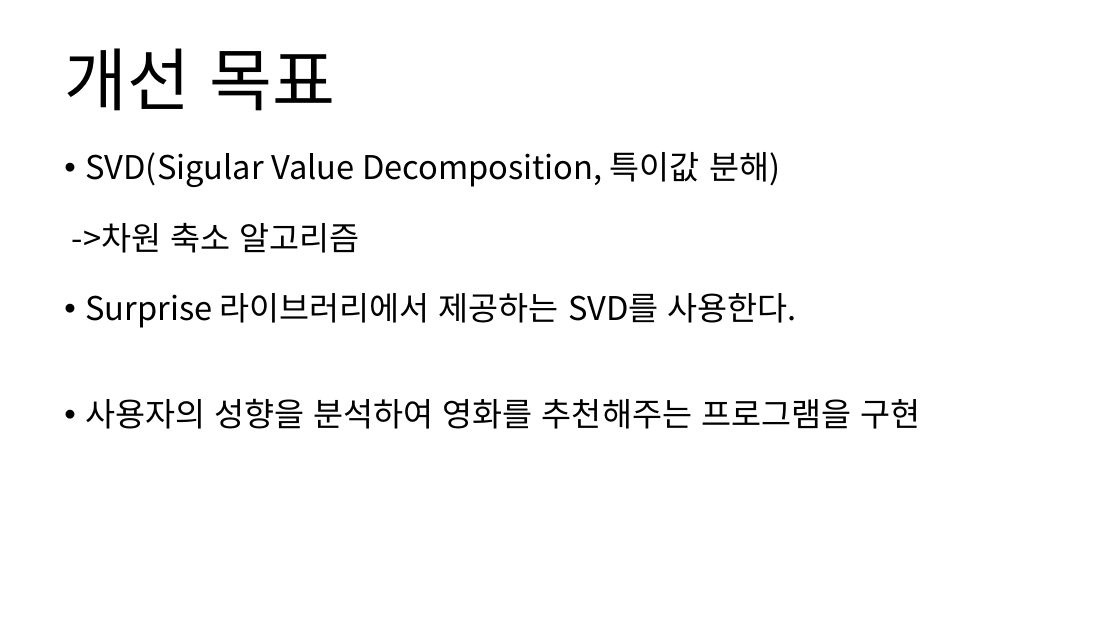
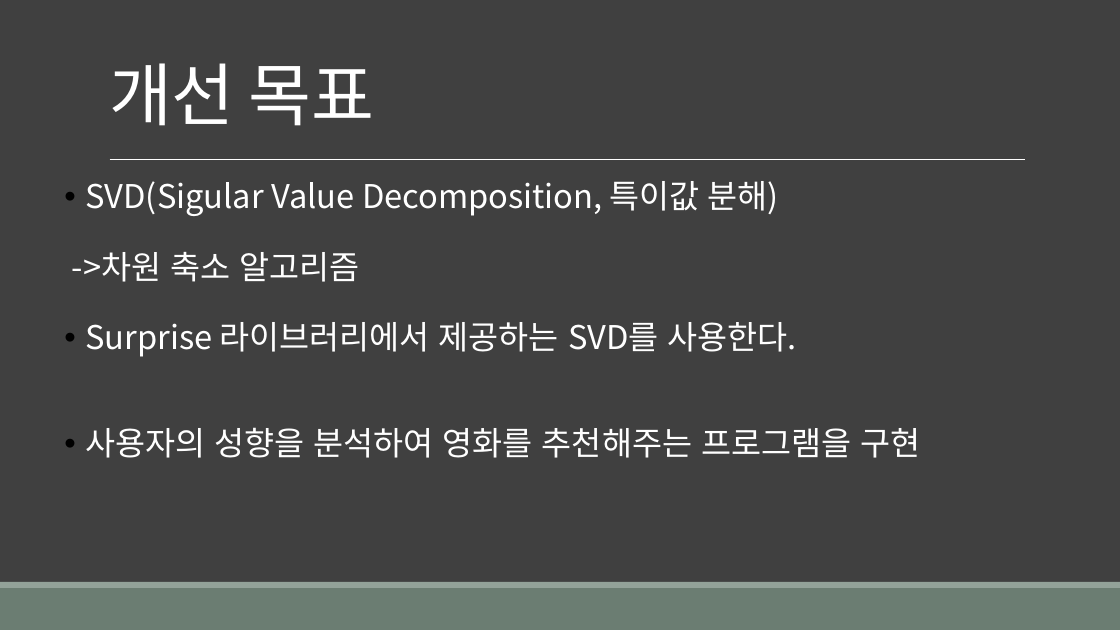
Before and after one commit to CheonSeounghyun/Movie-Analysis-System, a slide deck: slide 6 of document/2019_OSSP_Interim_announcement.pptx (slide 7 before the commit). Drawn at 1120x630 pixels with LibreOffice and Linux fonts; fonts in the diff are those of the drawing. Boxes give left, top, right and bottom in pixels: in the first picture for what was removed or moved away, otherwise in the second. Text is boxed around its words. In the diff, an @@ line names an element or a change of style, - is before the commit and + after.

```diff
--- a/document/2019_OSSP_Interim_announcement.pptx
+++ b/document/2019_OSSP_Interim_announcement.pptx
@@ background #FFFFFF to #404040 @@
@@ title "개선 목표": place and size @@
-title "개선 목표" at [64, 48, 335, 111]
+title "개선 목표" at [109, 63, 374, 126]
@@ title "개선 목표" at [109, 63, 374, 126]: text colour #000000 to #FFFFFF, letter spacing 0 to -0.5 pt @@
@@ text "SVD(Sigular Value Decomposition, 특이값 분해)": place and size @@
-text "SVD(Sigular Value Decomposition, 특이값 분해)" at [72, 152, 920, 429]
+text "SVD(Sigular Value Decomposition, 특이값 분해)" at [72, 181, 920, 458]
@@ text "SVD(Sigular Value Decomposition, 특이값 분해)" at [72, 181, 920, 458]: text colour #000000 to #FFFFFF @@
@@ line added from (110, 160) to (1026, 160), #FFFFFF 0.5 pt @@
@@ rectangle added at [0, 588, 1120, 630], fill #6B7D72 @@
@@ rectangle added at [0, 582, 1120, 588], fill #93A299 @@
```
Also in this commit, not shown: 4 other slides changed, 1 slide added, 2 slides removed, 3 other files.
